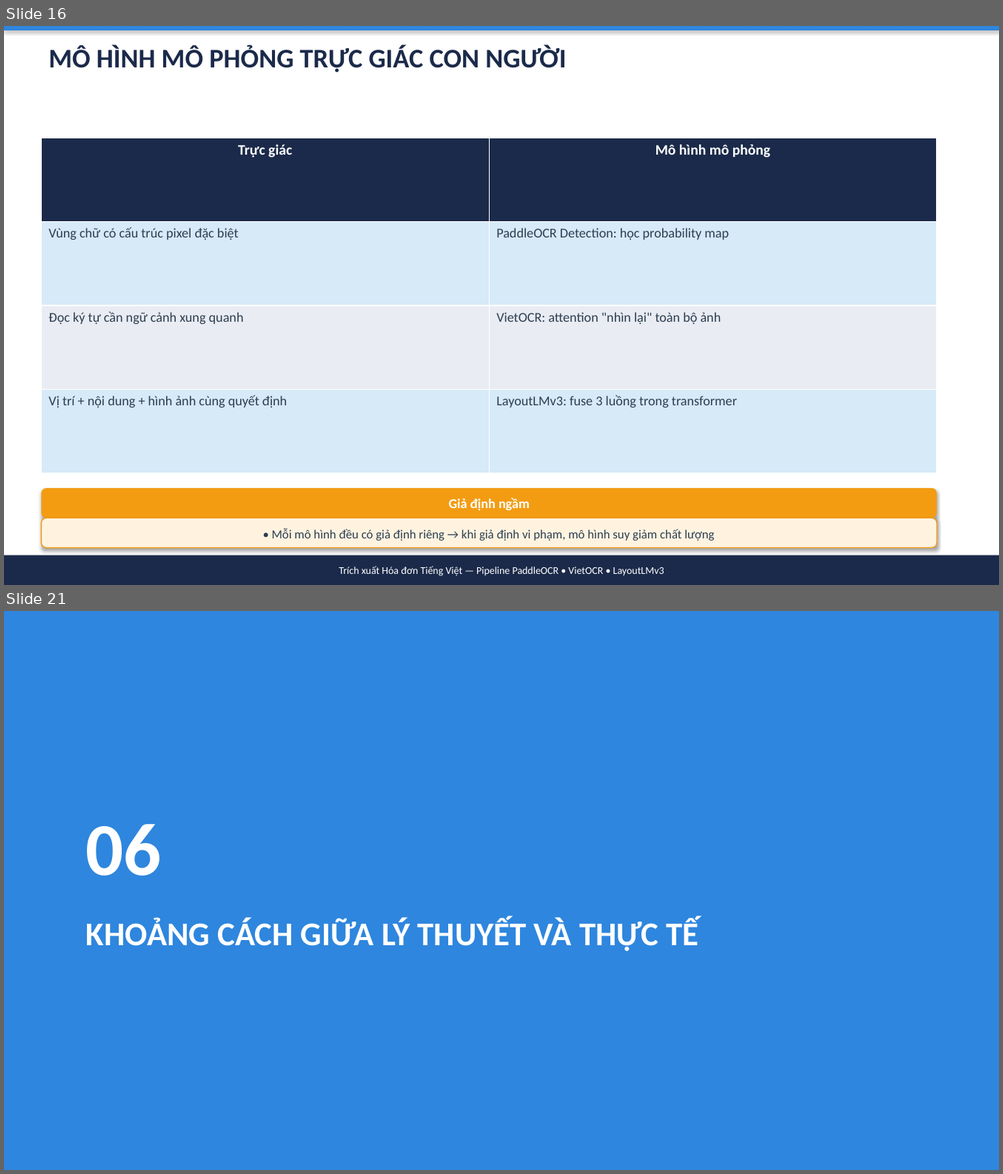
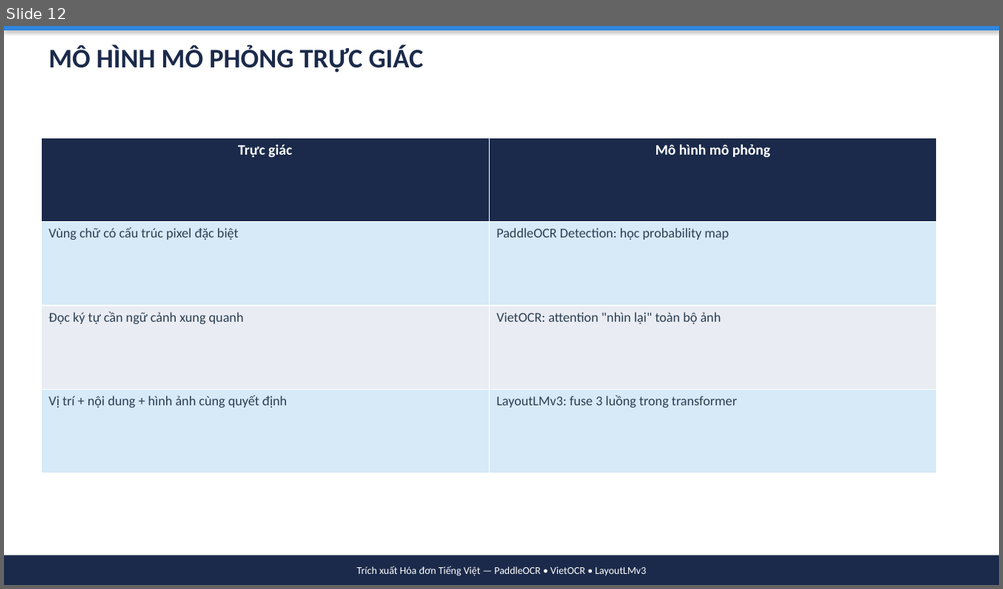
Before and after one commit to simasangggg/smartvn-report, a slide deck: slides/OCR-Presentation.pptx. Shown one above the other, each under a label of ours: slides 16 and 21 before the commit, slide 12 after it; the slides between them are not shown. The pictures are 1003x1174 and 1003x589 pixels, drawn with LibreOffice and Linux fonts; fonts in the diff are those of the drawing. Boxes give left, top, right and bottom in pixels: in the first picture for what was removed or moved away, otherwise in the second. Text is boxed around its words. In the diff, an @@ line names an element or a change of style, - is before the commit and + after.

Commit message:
refactor: OCR PPTX 21 slides với hình minh họa
- Giảm 29 → 21 slides (bỏ section dividers)
- Thêm 5 hình minh họa: Pipeline, Three-tiers, DB algorithm, VietOCR attention, LayoutLMv3
- Nội dung đầy đủ 8 phần như file PDF gốc

```diff
--- a/slides/OCR-Presentation.pptx
+++ b/slides/OCR-Presentation.pptx
@@ slide 21 removed at [4,611,999,1170], background #2E86DE @@
@@ text removed at [86,824,162,876] @@
-06
@@ text removed at [86,918,699,951] @@
-KHOẢNG CÁCH GIỮA LÝ THUYẾT VÀ THỰC TẾ
@@ what was slide 16 is now slide 12 @@
@@ slide 12 changed as well @@
@@ text at [48,45,424,73]: text changed @@
-MÔ HÌNH MÔ PHỎNG TRỰC GIÁC CON NGƯỜI
+MÔ HÌNH MÔ PHỎNG TRỰC GIÁC
@@ rounded rectangle removed at [41,488,936,518] @@
-Giả định ngầm
@@ rounded rectangle removed at [41,518,936,548] @@
-• Mỗi mô hình đều có giả định riêng → khi giả định vi phạm, mô hình suy giảm chất lượng
@@ text in rectangle at [357,566,646,577]: text changed @@
-Trích xuất Hóa đơn Tiếng Việt — Pipeline PaddleOCR • VietOCR • LayoutLMv3
+Trích xuất Hóa đơn Tiếng Việt — PaddleOCR • VietOCR • LayoutLMv3
```
Also in this commit, not shown: 20 other slides changed, 7 other slides removed, 6 other files.
